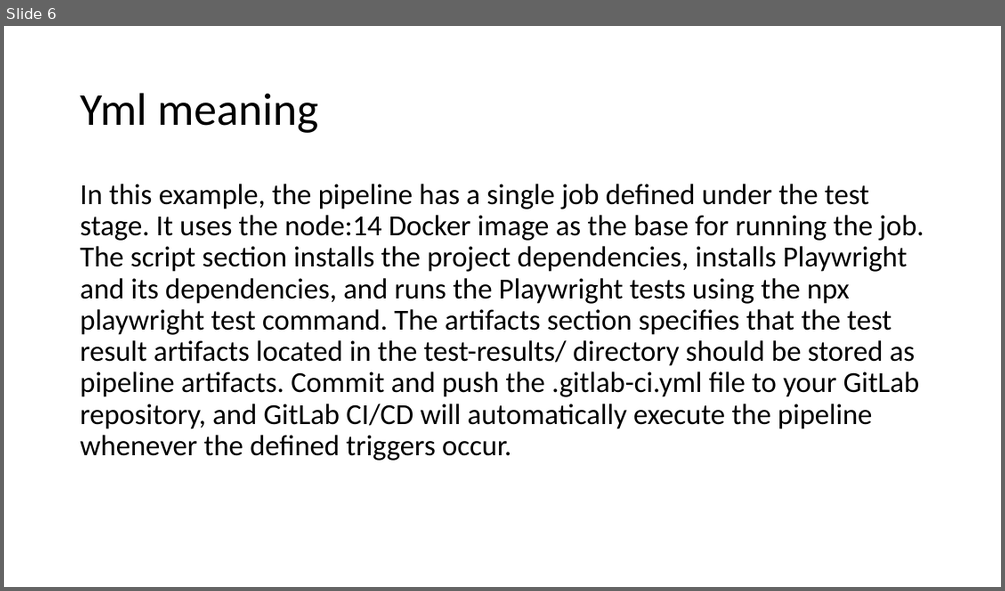
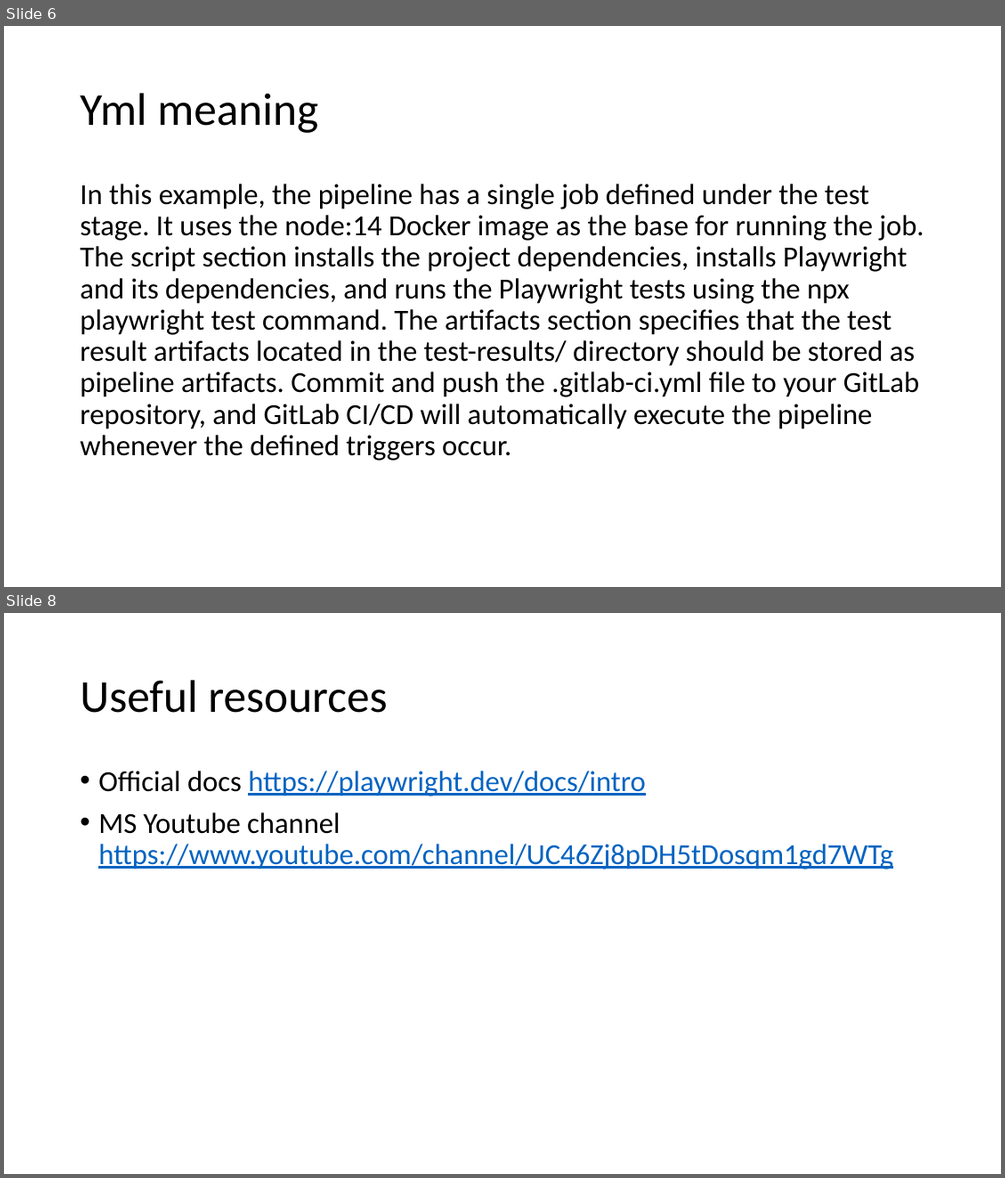
Before and after one commit to umesh-prabhu/demo1, a slide deck: playwr-ppt.pptx. Shown one above the other, each under a label of ours: slide 6 before the commit, slides 6 and 8 after it; the slides between them are not shown. The pictures are 1005x591 and 1005x1178 pixels, drawn with LibreOffice and Linux fonts; fonts in the diff are those of the drawing. Boxes give left, top, right and bottom in pixels: in the first picture for what was removed or moved away, otherwise in the second. Text is boxed around its words. In the diff, an @@ line names an element or a change of style, - is before the commit and + after.

```diff
--- a/playwr-ppt.pptx
+++ b/playwr-ppt.pptx
@@ slide 8 added at [4, 613, 1001, 1174], background #FFFFFF @@
@@ title added at [80, 680, 387, 713], 44 pt, text #000000 @@
+Useful resources
@@ text added at [98, 771, 893, 869], 28 pt, text #0563C1, underline @@
+• Official docs https://playwright.dev/docs/intro
+• MS Youtube channel https://www.youtube.com/channel/UC46Zj8pDH5tDosqm1gd7WTg
```
Also in this commit, not shown: 2 other slides added, 1 slide removed.
